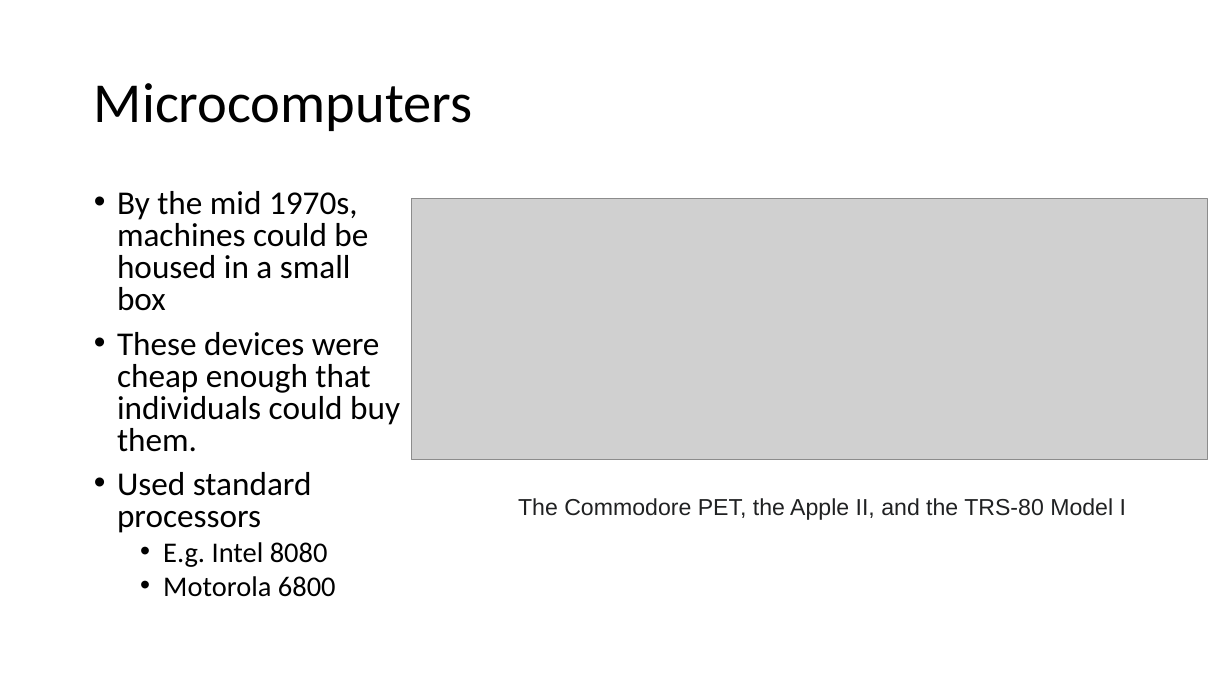
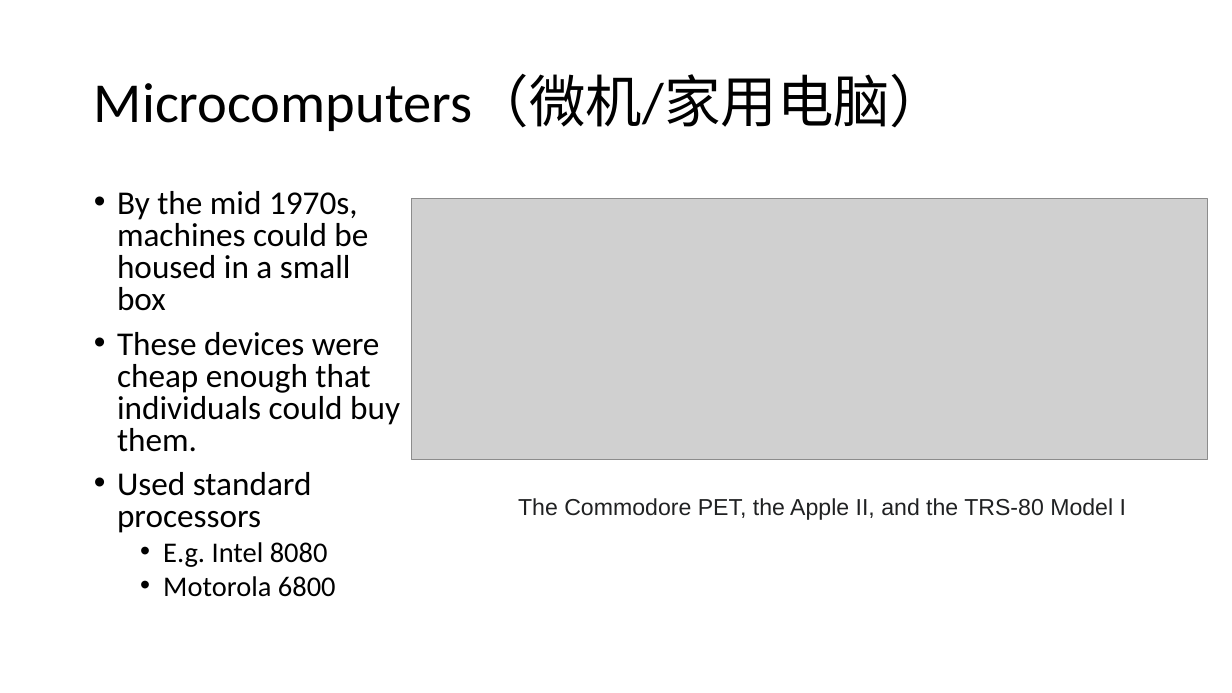
Before and after one commit to vcboy1/Leeds, a slide deck: slide 22 of 26fall/1860/Lecture/Week1/Lecture 1.1.2.pptx. Drawn at 1232x693 pixels with LibreOffice and Linux fonts; fonts in the diff are those of the drawing; grey boxes stand for pictures; background and template pictures are left out. Boxes give left, top, right and bottom in pixels: in the first picture for what was removed or moved away, otherwise in the second. Text is boxed around its words. In the diff, an @@ line names an element or a change of style, - is before the commit and + after.

```diff
--- a/26fall/1860/Lecture/Week1/Lecture 1.1.2.pptx
+++ b/26fall/1860/Lecture/Week1/Lecture 1.1.2.pptx
@@ title at <box>94,74,947,131</box>: text changed @@
-Microcomputers
+Microcomputers（微机/家用电脑）
```
Also in this commit, not shown: 5 other slides changed, 7 other files.
